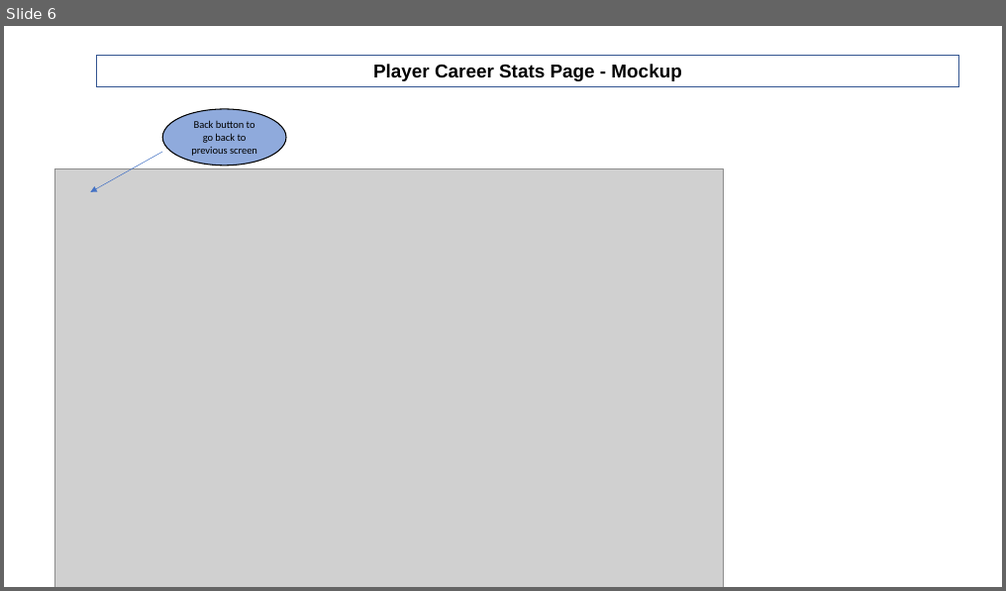
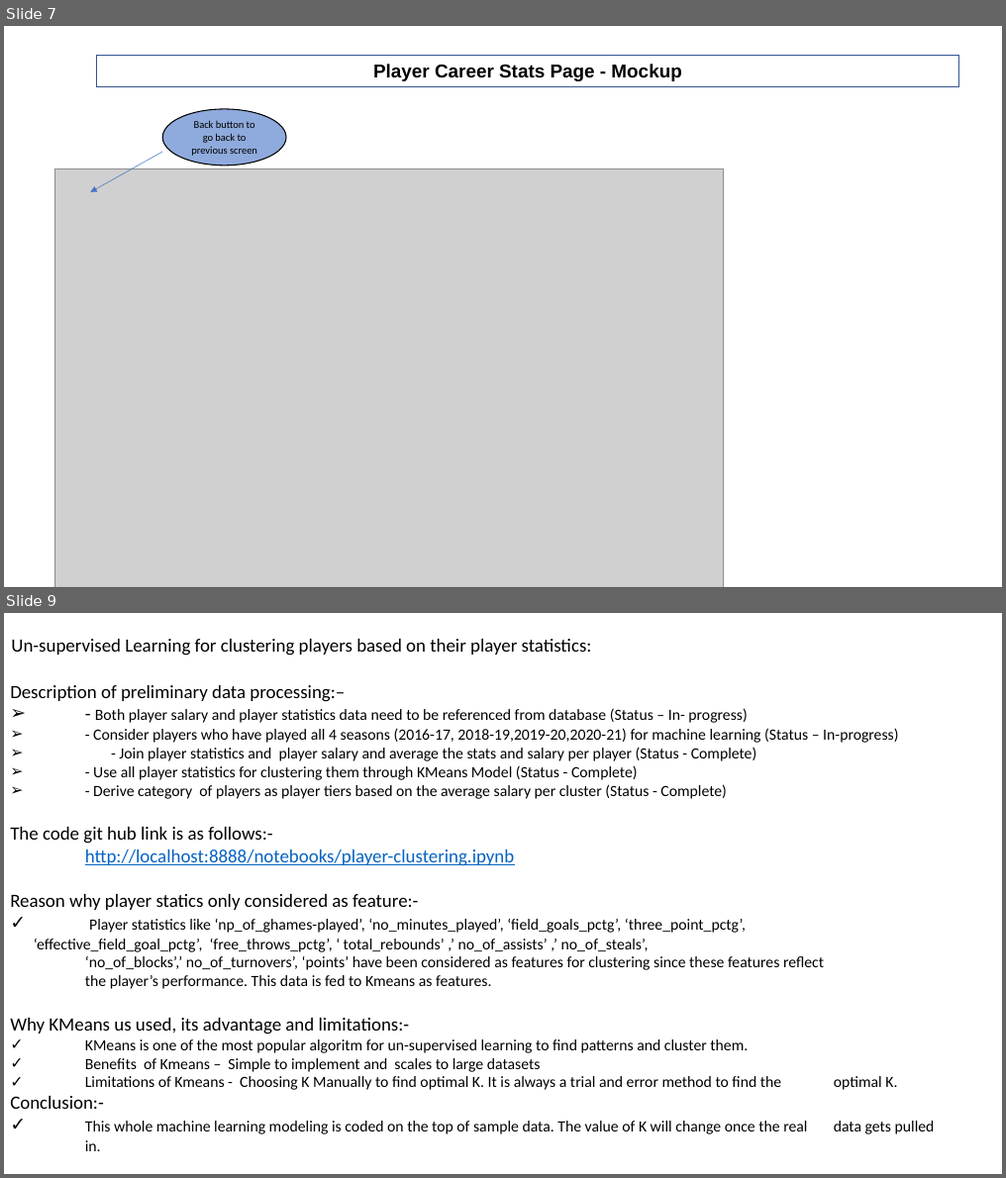
Before and after one commit to asitkumar26/nba-player-analytics, a slide deck: Presentation/NBA Player Analytics- Week 2 Deliverables.pptx. Shown one above the other, each under a label of ours: slide 6 before the commit, slides 7 and 9 after it; the slides between them are not shown. The pictures are 1006x591 and 1006x1178 pixels, drawn with LibreOffice and Linux fonts; fonts in the diff are those of the drawing; grey boxes stand for pictures. Boxes give left, top, right and bottom in pixels: in the first picture for what was removed or moved away, otherwise in the second. Text is boxed around its words. In the diff, an @@ line names an element or a change of style, - is before the commit and + after.

```diff
--- a/Presentation/NBA Player Analytics- Week 2 Deliverables.pptx
+++ b/Presentation/NBA Player Analytics- Week 2 Deliverables.pptx
@@ slide 9 added at bbox=[4, 613, 1002, 1174], background #FFFFFF @@
@@ text added at bbox=[11, 639, 592, 656], 18 pt, text #000000 @@
+Un-supervised Learning for clustering players based on their player statistics:
@@ text added at bbox=[10, 685, 935, 1135], 15 pt, text #000000 @@
+Description of preliminary data processing:–
+➢ - Both player salary and player statistics data need to be referenced from database (Status – In- progress)
+➢ - Consider players who have played all 4 seasons (2016-17, 2018-19,2019-20,2020-21) for machine learning (Status – In-progress)
+➢ - Join player statistics and player salary and average the stats and salary per player (Status - Complete)
+➢ - Use all player statistics for clustering them through KMeans Model (Status - Complete)
+➢ - Derive category of players as player tiers based on the average salary per cluster (Status - Complete)
+The code git hub link is as follows:-
+http://localhost:8888/notebooks/player-clustering.ipynb
+Reason why player statics only considered as feature:-
+✓ Player statistics like ‘np_of_ghames-played’, ‘no_minutes_played’, ‘field_goals_pctg’, ‘three_point_pctg’, ‘effective_field_goal_pctg’, ‘free_throws_pctg’, ‘ total_rebounds’ ,’ no_of_assists’ ,’ no_of_steals’,
+‘no_of_blocks’,’ no_of_turnovers’, ‘points’ have been considered as features for clustering since these features reflect
+the player’s performance. This data is fed to Kmeans as features.
+Why KMeans us used, its advantage and limitations:-
+✓ KMeans is one of the most popular algoritm for un-supervised learning to find patterns and cluster them.
+✓ Benefits of Kmeans – Simple to implement and scales to large datasets
+✓ Limitations of Kmeans - Choosing K Manually to find optimal K. It is always a trial and error method to find the optimal K.
+Conclusion:-
+✓ This whole machine learning modeling is coded on the top of sample data. The value of K will change once the real data gets pulled in.
@@ what was slide 6 is now slide 7 @@
```
Also in this commit, not shown: 3 other slides added.
